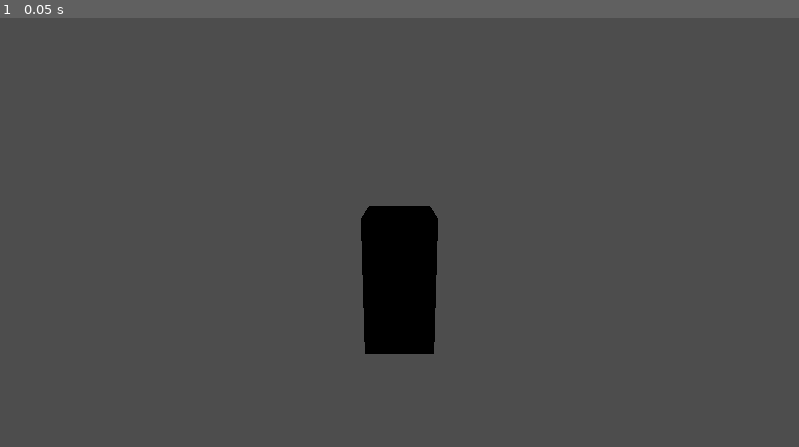
Above: before the commit, frame 1.
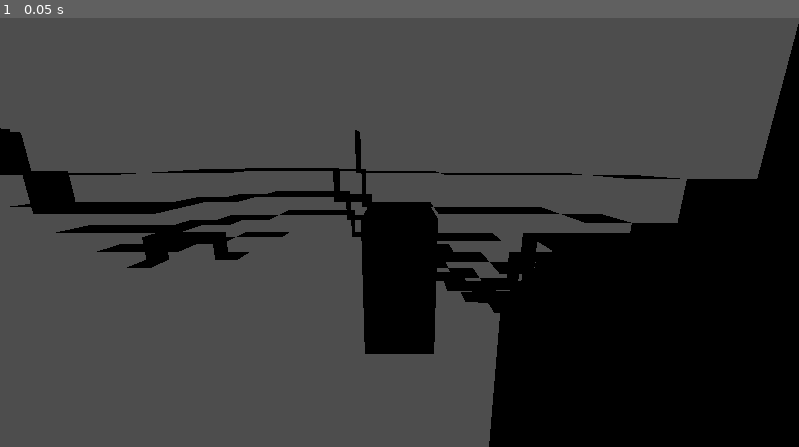
Above: after the commit, the same moment.

Repository: RatedMForMormon/terracraft
Game: Godot game, scene res://scenes/world.tscn
Two runs of this game, one before a commit and one after it. Both use one fixed random seed, a clock stepped at 60 frames per second and the inputs below.
Inputs:
- Up to frame 1 (0.05 s): no input

The runs differ from the first frame. In frame 1, 26% of the frame differs, in the area x 0-100%, y 1-100%.
Error before the commit: Attempt to call function 'get_distance' in base 'null instance' on a null instance. (res://scripts/player.gd:30)

Commit message:
[terrain] made chunks update shape with noise map

Diff:
--- a/scripts/chunk.gd
+++ b/scripts/chunk.gd
@@ -3,13 +3,13 @@
 
 const vertices = [
 	Vector3(0, 0, 0), #0
-	Vector3(1, 0, 0), #1
-	Vector3(0, 1, 0), #2
-	Vector3(1, 1, 0), #3
-	Vector3(0, 0, 1), #4
-	Vector3(1, 0, 1), #5
-	Vector3(0, 1, 1), #6
-	Vector3(1, 1, 1)  #7
+	Vector3(Global.BLOCK_SIZE, 0, 0), #1
+	Vector3(0, Global.BLOCK_SIZE, 0), #2
+	Vector3(Global.BLOCK_SIZE, Global.BLOCK_SIZE, 0), #3
+	Vector3(0, 0, Global.BLOCK_SIZE), #4
+	Vector3(Global.BLOCK_SIZE, 0, 1), #5
+	Vector3(0, Global.BLOCK_SIZE, Global.BLOCK_SIZE), #6
+	Vector3(Global.BLOCK_SIZE, Global.BLOCK_SIZE, Global.BLOCK_SIZE)  #7
 ]
 
 const TOP = [2, 3, 7, 6]
@@ -25,7 +25,16 @@
 var mesh = null
 var meshInstance = null
 
+var chunk_position: Vector2
+func set_chunk_position(x, y):
+	chunk_position = Vector2(x, y)
+	position = Vector3(x * Global.BLOCK_SIZE, 0, y * Global.BLOCK_SIZE) * Global.DIMENSION
+
+	self.visible = false
+
 var material = preload("res://textures/new_standard_material_3d.tres")
+
+@export var noise = FastNoiseLite.new()
 
 func _ready():
 	generate()
@@ -34,22 +43,25 @@
 func generate():
 	blocks = []
 	blocks.resize(Global.DIMENSION.x)
-	for i in range(0, Global.DIMENSION.x):
-		blocks[i] = []
-		blocks[i].resize(Global.DIMENSION.y)
-		for j in range(0, Global.DIMENSION.y):
-			blocks[i][j] = []
-			blocks[i][j].resize(Global.DIMENSION.z)
-			for k in range(0, Global.DIMENSION.z):
+	for x in range(0, Global.DIMENSION.x):
+		blocks[x] = []
+		blocks[x].resize(Global.DIMENSION.y)
+		for y in range(0, Global.DIMENSION.y):
+			blocks[x][y] = []
+			blocks[x][y].resize(Global.DIMENSION.z)
+			for z in range(0, Global.DIMENSION.z):
+				var global_pos = chunk_position * Vector2(Global.DIMENSION.x, Global.DIMENSION.z) + Vector2(x, z)
+
+				var height = int((noise.get_noise_2dv(global_pos) + 1)/2 * Global.DIMENSION.y)
+
 				var block = Global.AIR
-				if j < 16:
+				if y < height/2:
 					block = Global.STONE
-				elif j < 32:
+				elif y < height:
 					block = Global.DIRT
-				elif j == 32:
+				elif y == height:
 					block = Global.GRASS
-
-				blocks[i][j][k] = block
+				blocks[x][y][z] = block
 
 func update():
 	if meshInstance != null:
@@ -64,7 +76,7 @@
 	for x in Global.DIMENSION.x:
 		for y in Global.DIMENSION.y:
 			for z in Global.DIMENSION.z:
-				create_block(x, y, z)
+				create_block(x * Global.BLOCK_SIZE, y * Global.BLOCK_SIZE, z * Global.BLOCK_SIZE)
 
 	st.generate_normals(false)
 	st.set_material(material)
@@ -73,6 +85,8 @@
 
 	add_child(meshInstance)
 	meshInstance.create_trimesh_collision()
+
+	self.visible = true
 
 func check_transparent(x, y, z):
 	if x >= 0 and x < Global.DIMENSION.x and y >= 0 and y < Global.DIMENSION.y and z >= 0 and z < Global.DIMENSION.z:
